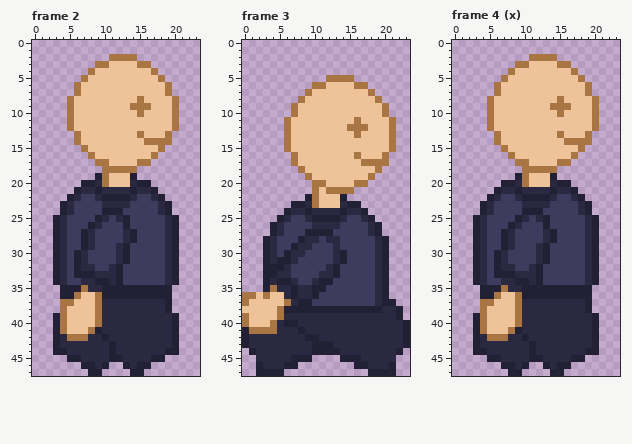
Pixel-art file: assets/images/player.aseprite. Above, as it was before the edit.
24x48 pixels, 9 frames. Shown: frame 2, frame 3, frame 4 (x). The commit also changed other frames, which this record leaves out.
After:
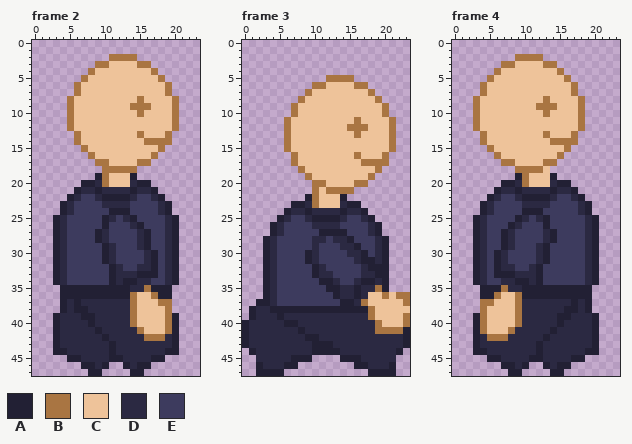
Palette (. is transparent): A #222034  B #a97542  C #eec39a  D #2b2942  E #3d3b5e
The author wrote: adds idle animations
Change:
Frame 2, layer "arm":
y 24: x 10 A -> E; x 13 E -> A
y 25: x 9..14 ADEDAE -> EADEDA
y 26: x 8..10 ADE -> EEA; x 13..15 AEE -> EDA
y 27..28: x 7..10 ADEE -> EEAD; x 13..16 DAEE -> EEDA
y 29: x 7..8 AD -> EE; x 10..13 EEDA -> ADEE; x 15..16 EE -> DA
y 30..31: x 6..7 AD -> EE; x 10..13 EEDA -> ADEE; x 16..17 EE -> DA
y 32: x 6..8 ADD -> EEE; x 11..12 DA -> AD; x 15..17 EEE -> DDA
y 33: x 6..17 AAADDDAEEEEE -> EEEEEADDDAAA
y 34: x 7..16 DDAADAEEEE -> EEEEADAADD
y 35: x 7..9 BDD -> AAA; x 14..16 AAA -> DDB
y 36: x 6..9 BCCB -> AAAA; x 14..17 AAAA -> BCCB
y 37: x 4..9 BBCCCB -> ADADDD; x 14..19 DDDDDA -> BCCCBB
y 38: x 4..9 BCCCCB -> ADAADD; x 14..19 DDDDDA -> BCCCCB
y 39: x 4..9 BCCCCB -> DDDAAD; x 14..19 DDDDDD -> BCCCCB
y 40: x 4..9 BCCCCB -> DDDDAD; x 14..19 DDDDDD -> BCCCCB
y 41: x 4..8 BCCCB -> DDDDD; x 15..19 DDDDD -> BCCCB
y 42: x 5..7 BBB -> DDD; x 16..18 DDD -> BBB
Frame 3, layer "arm":
y 27: x 9..10 AA -> EE; x 13..14 EE -> AA
y 28: x 8..9 AD -> EE; x 11..12 ED -> DE; x 14..15 EE -> DA
y 29: x 7..10 ADDE -> EEED; x 13..16 DEEE -> EDDA
y 30: x 6..10 ADDEE -> EEEAD; x 13..17 DAEEE -> EEDDA
y 31: x 5..7 AAD -> EEE; x 9..10 EE -> AD; x 13..14 DA -> EE; x 16..18 EEE -> DAA
y 32: x 4..6 AAD -> DEE; x 10..13 EEDA -> ADEE; x 17..19 EED -> DAA
y 33: x 4..6 ADD -> DEE; x 10 E -> A; x 13 A -> E; x 17..19 EED -> DDA
y 34: x 5..7 AAD -> EEE; x 10 D -> E; x 13 E -> D; x 16..18 EEE -> DAA
y 35: x 4..19 BDDADDAAEEEEEEED -> DEEEEEEEAADDADDB
y 36: x 0..10 BBCBCCDADDA -> ...ADEEEEEE; x 13..23 EEEEEEDA... -> ADDADCCBCBB
y 37: x 0..9 BCCCCCBDAA -> ..AADEEEEE; x 14..23 EEEEEDAA.. -> AADBCCCCCB
y 38: x 0..5 CCCCCB -> .ADDAA; x 18..23 AADDA. -> BCCCCC
y 39: x 0..5 BCCCCB -> .ADDDA; x 18..23 DDDDA. -> BCCCCB
y 40: x 0..4 BCCCB -> ADDDD; x 19..23 DDDDA -> BCCCB
y 41: x 1..4 BBBB -> DDDD; x 19..22 DDDD -> BBBB
Frame 4, layers "body", "right leg":
y 2: x 9..10 .. -> BB; x 13..14 BB -> ..
y 3: x 7..10 ..BB -> BBCC; x 13..16 CCBB -> BB..
y 4: x 6..8 ..B -> BCC; x 15..17 CCB -> B..
y 5: x 5..7 ..B -> BCC; x 16..18 CCB -> B..
y 6..7: x 4..6 ..B -> BCC; x 17..19 CCB -> B..
y 8: x 3..5 ..B -> BCC; x 13 C -> B; x 15 B -> C; x 18..20 CCB -> B..
y 9: x 3..5 ..B -> BCC; x 12..13 CC -> BB; x 15..16 BB -> CC; x 18..20 CCB -> B..
y 10: x 3..5 ..B -> BCC; x 13 C -> B; x 15 B -> C; x 18..20 CCB -> B..
y 11..12: x 3..5 ..B -> BCC; x 18..20 CCB -> B..
y 13: x 4..6 ..B -> BCC; x 13 C -> B; x 15 B -> C; x 17..19 CCB -> B..
y 14: x 4..6 ..B -> BCC; x 14..15 CC -> BB; x 18..19 BB -> ..
y 15: x 5..7 ..B -> BCC; x 16..18 CCB -> B..
y 16: x 6..8 ..B -> BCC; x 15..17 CCB -> B..
y 17: x 7..10 ..BB -> BBCC; x 13..16 CCBB -> BB..
y 18: x 9 . -> B; x 13..14 BB -> C.
y 37: x 17 D -> A
y 38: x 16..17 DD -> AA
y 39: x 15..16 DD -> AA
y 40: x 15 D -> A
y 41: x 9 A -> D; x 14 D -> A
y 42: x 10 A -> D; x 13 D -> A
y 43..44: x 11..12 AD -> DA
